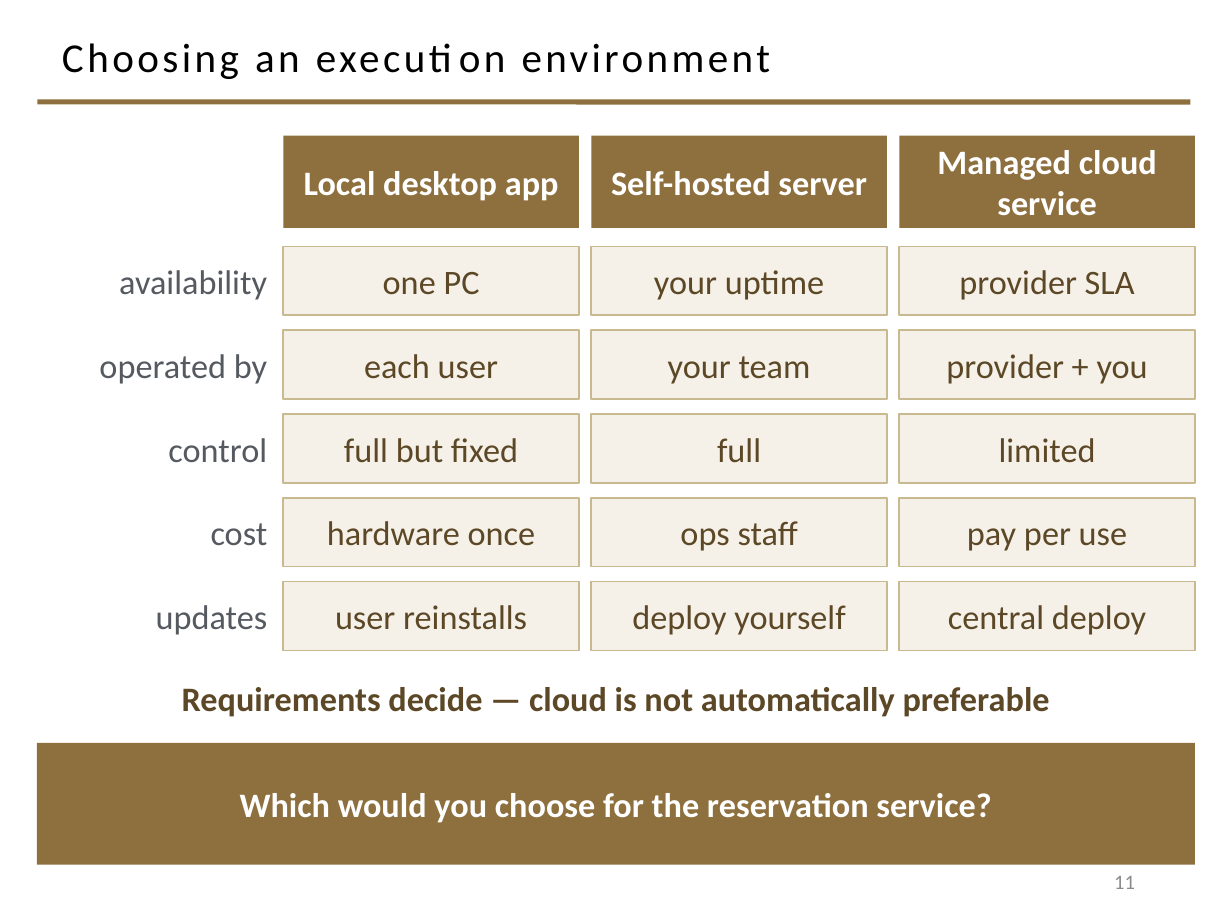
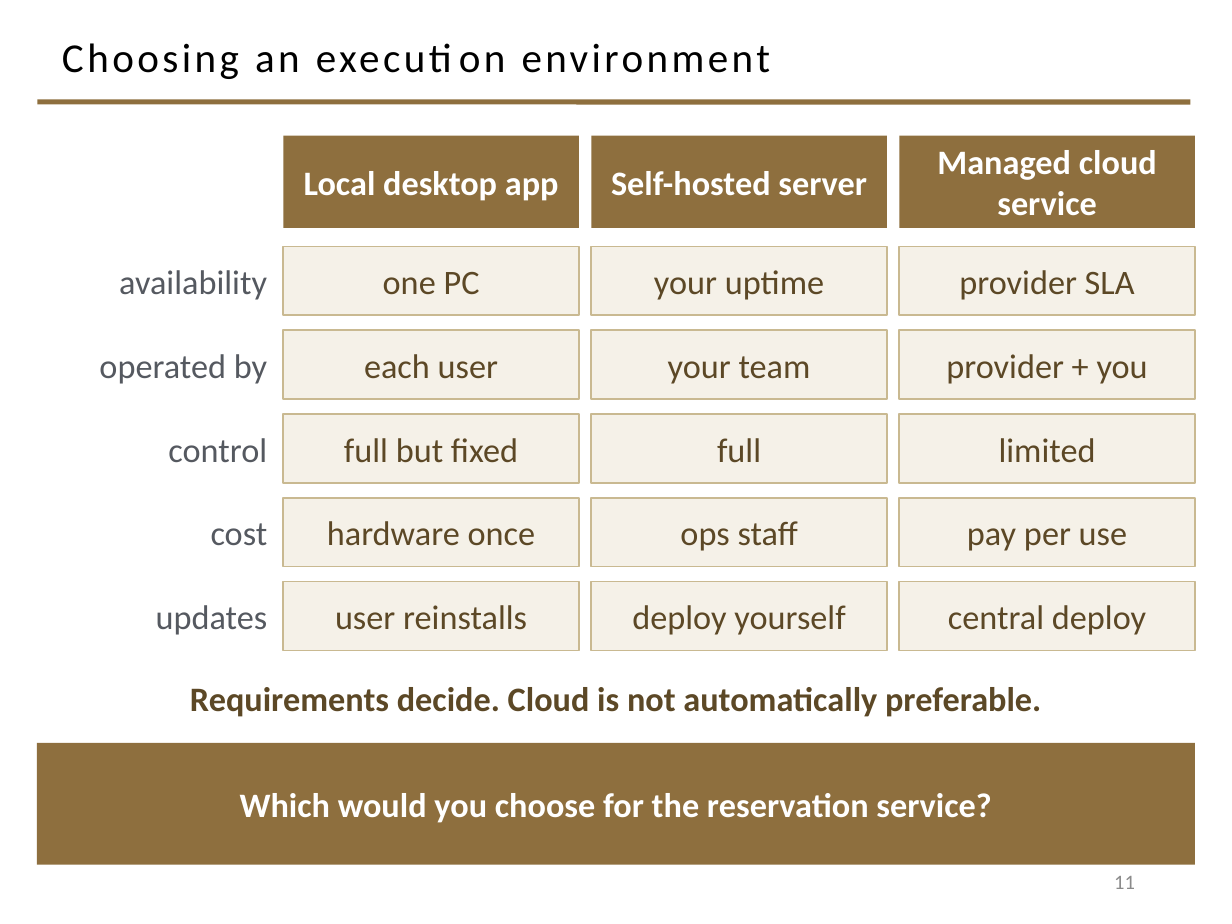
Before and after one commit to davisjam/model-based-agentic-software-engineering, a slide deck: slide 11 of course/lectures/act-3-software-in-the-world/02-compute-environments-and-data-management/3-1-Compute-Environments-and-Deployment.pptx. Drawn at 1232x924 pixels with LibreOffice and Linux fonts; fonts in the diff are those of the drawing; background and template pictures are left out. Boxes give left, top, right and bottom in pixels: in the first picture for what was removed or moved away, otherwise in the second. Text is boxed around its words. In the diff, an @@ line names an element or a change of style, - is before the commit and + after.

```diff
--- a/course/lectures/act-3-software-in-the-world/02-compute-environments-and-data-management/3-1-Compute-Environments-and-Deployment.pptx
+++ b/course/lectures/act-3-software-in-the-world/02-compute-environments-and-data-management/3-1-Compute-Environments-and-Deployment.pptx
@@ text at (190,687,1041,717): text changed @@
-Requirements decide — cloud is not automatically preferable
+Requirements decide. Cloud is not automatically preferable.
```
Also in this commit, not shown: 7 other slides changed.
